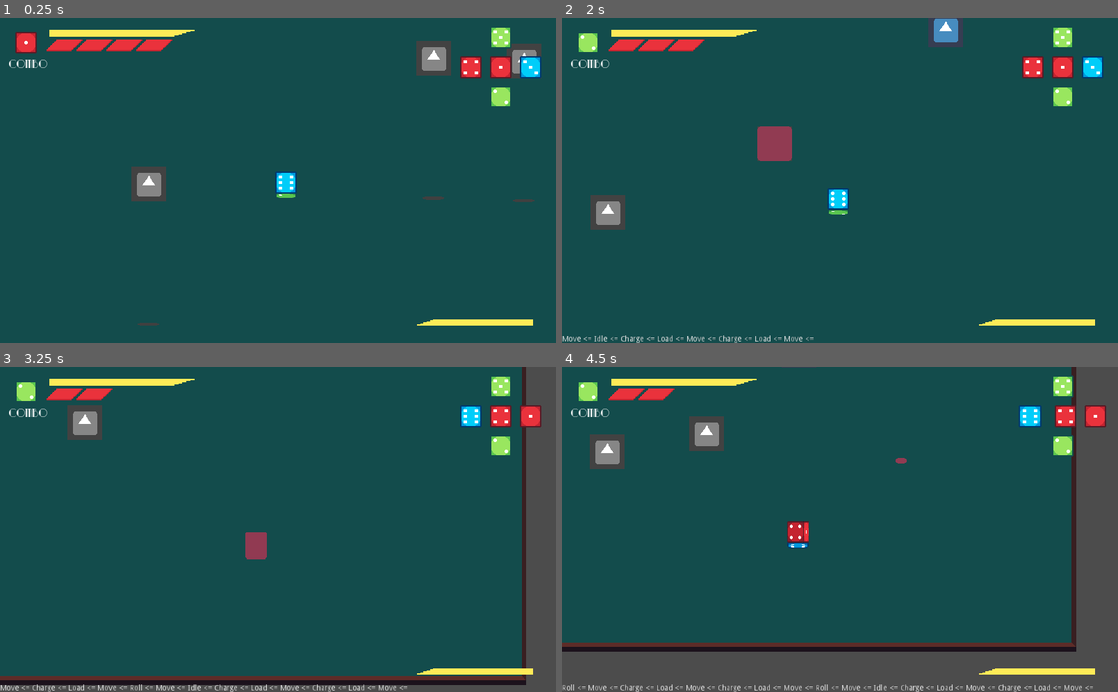
Above: before the commit, frames 1-4 (two rows, left to right).
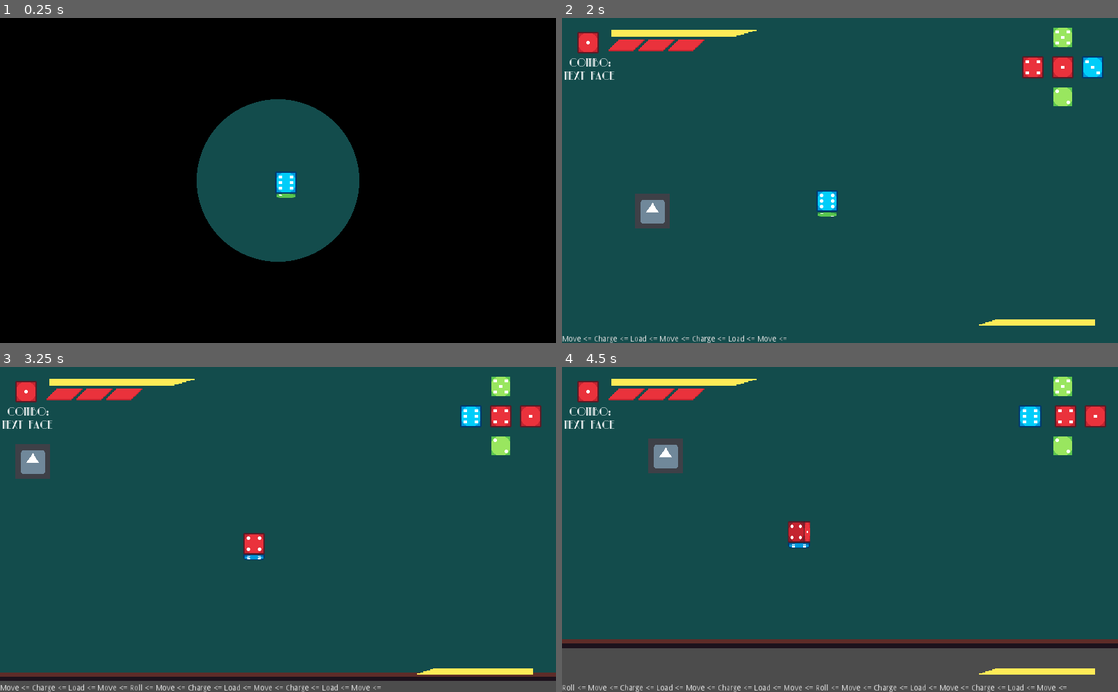
Above: after the commit, the same moments.

Repository: andrebariani/gmtk2022
Game: Godot game, scene res://src/Main.tscn
Same seed, same stepped clock (60 frames per second), same inputs: the game is played once before the commit and once after it. The engine's default icon, where the game draws it, is replaced by a stand-in: a white triangle on a blue panel in a dark square.
Inputs (mouse positions are in pixels of both pictures, inside the frame that each line leads up to):
- Up to frame 1 (0.25 s): no input
- Up to frame 2 (2 s): tap Enter (ui_accept) at 0.5, 0.77, 1.52 s; move the mouse to (962, 164) at 0.52 s; hold D (move_right) 0.53-1.28 s; click (962, 164) at 0.6 s; move the mouse to (728, 196) at 1.27 s; hold S (move_down) from 1.28 s (still down); click (728, 196) at 1.35 s
- Up to frame 3 (3.25 s): move the mouse to (333, 458) at 2.02 s; release S (move_down) at 2.03 s; hold D (move_right) 2.03-2.78 s; tap Space (roll) at 2.1 s; click (333, 458) at 2.3 s; move the mouse to (250, 594) at 2.77 s; hold W (move_up) from 2.78 s (still down); click (250, 594) at 2.85 s; tap Enter (ui_accept) at 3.02 s
- Up to frame 4 (4.5 s): move the mouse to (1006, 578) at 3.52 s; release W (move_up) at 3.53 s; hold A (move_left) from 3.53 s (still down); click (1006, 578) at 3.6 s; tap Enter (ui_accept) at 3.77 s; move the mouse to (673, 480) at 4.27 s; tap Space (roll) at 4.35 s

The runs differ from the first frame. In frame 1, 89% of the frame differs, in the area x 0-100%, y 0-100%; in frame 2, 3.9%; in frame 3, 11%; in frame 4, 13%.
Error before the commit: Invalid operands 'Nil' and 'float' in operator '*'. (res://src/entities/enemies/Melee_enemy.gd:55)

Commit message:
several balance adjustments, tutorial text, intro animation

Diff:
--- a/src/Main.gd
+++ b/src/Main.gd
@@ -6,9 +6,12 @@
 onready var player = $YSort/Player
 onready var camera = $YSort/Player/Camera
 onready var gameOverUI = $CanvasLayer/GameOver
+onready var heyFellaLabel = $CanvasLayer/HeyFella/Label
 
 var score = 0
 var game_over = false
+
+var enemy_types_killed = []
 
 func _enter_tree():
 	randomize()
@@ -17,6 +20,8 @@
 
 func _ready():
 	get_tree().paused = false
+	gameOverUI.begin(player.get_global_transform_with_canvas().origin /
+		get_viewport_rect().size)
 	Input.set_custom_mouse_cursor(GlobalNode.game_mouse)
 
 
@@ -48,7 +53,16 @@
 	ui.set_health(value)
 
 
+func _on_Player_enemy_hit():
+	camera.shake_camera(100)
+
+
 func _on_Player_enemy_killed():
+	var enemy_killed = player.dieFaces.get_current_enemy_type()
+	if !enemy_types_killed.has(enemy_killed):
+		enemy_types_killed.append(enemy_killed)
+		if enemy_types_killed.size() >= 3:
+			heyFellaLabel.text = "Hit enemies with ascending numbers to perform a Combo!"
 	camera.shake_camera(300)
 	add_score(1)
 
--- a/src/Main.tscn
+++ b/src/Main.tscn
@@ -1,15 +1,20 @@
-[gd_scene load_steps=11 format=2]
+[gd_scene load_steps=13 format=2]
 
 [ext_resource path="res://src/entities/player/Player.tscn" type="PackedScene" id=1]
 [ext_resource path="res://src/entities/camera/Camera.tscn" type="PackedScene" id=2]
 [ext_resource path="res://src/shaders/ScreenShader.tscn" type="PackedScene" id=3]
 [ext_resource path="res://src/ui/UI.tscn" type="PackedScene" id=4]
 [ext_resource path="res://src/Main.gd" type="Script" id=5]
+[ext_resource path="res://assets/fonts/RialtoNF.ttf" type="DynamicFontData" id=6]
 [ext_resource path="res://src/ui/menu/Pause.tscn" type="PackedScene" id=7]
 [ext_resource path="res://src/entities/enemies/Melee_enemy.tscn" type="PackedScene" id=9]
 [ext_resource path="res://src/spawner/Enemies_spawner.tscn" type="PackedScene" id=11]
 [ext_resource path="res://src/tileset/TableTileset.tres" type="TileSet" id=12]
 [ext_resource path="res://src/ui/GameOver.tscn" type="PackedScene" id=13]
+
+[sub_resource type="DynamicFont" id=1]
+size = 24
+font_data = ExtResource( 6 )
 
 [node name="Main" type="Node2D"]
 pause_mode = 2
@@ -47,6 +52,32 @@
 
 [node name="UI" parent="CanvasLayer" instance=ExtResource( 4 )]
 
+[node name="HeyFella" type="Control" parent="CanvasLayer"]
+anchor_right = 1.0
+anchor_bottom = 1.0
+__meta__ = {
+"_edit_lock_": true,
+"_edit_use_anchors_": false
+}
+
+[node name="Label" type="Label" parent="CanvasLayer/HeyFella"]
+anchor_left = 0.5
+anchor_right = 0.5
+margin_left = -136.0
+margin_top = 14.0
+margin_right = 294.0
+margin_bottom = 112.0
+grow_horizontal = 2
+grow_vertical = 2
+custom_colors/font_color_shadow = Color( 0, 0, 0, 1 )
+custom_fonts/font = SubResource( 1 )
+text = "Hit enemieswith their color!"
+align = 1
+autowrap = true
+__meta__ = {
+"_edit_use_anchors_": false
+}
+
 [node name="BackBufferCopy" type="BackBufferCopy" parent="CanvasLayer"]
 copy_mode = 2
 rect = Rect2( 0, 0, 1000, 1000 )
@@ -64,10 +95,12 @@
 autostart = true
 
 [node name="Enemies_spawner" parent="." instance=ExtResource( 11 )]
+position = Vector2( 0, 1 )
 ysort_path = NodePath("../YSort")
 
 [connection signal="advanced_combo" from="YSort/Player" to="." method="_on_Player_advanced_combo"]
 [connection signal="died" from="YSort/Player" to="." method="_on_Player_died"]
+[connection signal="enemy_hit" from="YSort/Player" to="." method="_on_Player_enemy_hit"]
 [connection signal="enemy_killed" from="YSort/Player" to="." method="_on_Player_enemy_killed"]
 [connection signal="health_changed" from="YSort/Player" to="." method="_on_Player_health_changed"]
 [connection signal="rolled" from="YSort/Player" to="." method="_on_Player_rolled"]
--- a/src/entities/enemies/Enemy_base.gd
+++ b/src/entities/enemies/Enemy_base.gd
@@ -99,4 +99,5 @@
 	# matar inimigos que estavam embaixo dele durante o spawn
 	if movement_status != GOING_DOWN:
 		print(area.get_parent().name)
-		area.get_parent().die()
+		if area.get_parent().has_method("die"):
+			area.get_parent().die()
--- a/src/entities/enemies/Enemy_base.tscn
+++ b/src/entities/enemies/Enemy_base.tscn
@@ -1,9 +1,17 @@
-[gd_scene load_steps=8 format=2]
+[gd_scene load_steps=10 format=2]
 
 [ext_resource path="res://src/entities/enemies/Enemy_base.gd" type="Script" id=1]
 [ext_resource path="res://src/entities/enemies/Hurtbox.gd" type="Script" id=2]
 [ext_resource path="res://icon.png" type="Texture" id=3]
 [ext_resource path="res://assets/chips/chip_shadow.png" type="Texture" id=4]
+[ext_resource path="res://src/shaders/EnemySaturation.gdshader" type="Shader" id=5]
+
+[sub_resource type="ShaderMaterial" id=4]
+resource_local_to_scene = true
+shader = ExtResource( 5 )
+shader_param/active = false
+shader_param/saturation = 0.35
+shader_param/color = 0
 
 [sub_resource type="Animation" id=1]
 resource_name = "GOING_DOWN"
@@ -165,6 +173,7 @@
 script = ExtResource( 1 )
 
 [node name="Sprite" type="Sprite" parent="."]
+material = SubResource( 4 )
 texture = ExtResource( 3 )
 
 [node name="CollisionShape2D" type="CollisionShape2D" parent="."]
--- a/src/entities/enemies/Melee_enemy.gd
+++ b/src/entities/enemies/Melee_enemy.gd
@@ -2,7 +2,7 @@
 
 var in_range = false
 export (float) var charge_mult
-var charge_direction
+var charge_direction = Vector2.ZERO
 
 onready var damageSprite = $DamageSprite
 
--- a/src/entities/enemies/Melee_enemy.tscn
+++ b/src/entities/enemies/Melee_enemy.tscn
@@ -6,12 +6,12 @@
 [ext_resource path="res://icon.png" type="Texture" id=4]
 [ext_resource path="res://src/entities/enemies/DamageDealer.tres" type="Material" id=5]
 
-[sub_resource type="ShaderMaterial" id=7]
+[sub_resource type="ShaderMaterial" id=6]
 resource_local_to_scene = true
 shader = ExtResource( 2 )
 shader_param/active = false
-shader_param/saturation = 0.0
-shader_param/color = 1
+shader_param/saturation = 0.35
+shader_param/color = 0
 
 [sub_resource type="RectangleShape2D" id=1]
 extents = Vector2( 31.5, 31.25 )
@@ -34,7 +34,7 @@
 charge_mult = 7.0
 
 [node name="Sprite" parent="." index="0"]
-material = SubResource( 7 )
+material = SubResource( 6 )
 
 [node name="DamageSprite" type="Sprite" parent="." index="1"]
 visible = false
--- a/src/entities/enemies/Protector_enemy.tscn
+++ b/src/entities/enemies/Protector_enemy.tscn
@@ -1,47 +1,8 @@
-[gd_scene load_steps=10 format=2]
+[gd_scene load_steps=8 format=2]
 
 [ext_resource path="res://src/entities/enemies/Enemy_base.tscn" type="PackedScene" id=1]
 [ext_resource path="res://assets/sprites/circle.png" type="Texture" id=2]
 [ext_resource path="res://src/entities/enemies/Protector_enemy.gd" type="Script" id=3]
-
-[sub_resource type="Shader" id=6]
-code = "shader_type canvas_item;
-
-uniform bool active = false;
-uniform float saturation = 1.0;
-uniform int color = 0; // 0 for red, 1 for green, 2 for blue
-
-void fragment() {
-	vec3 c = texture(TEXTURE, UV).rgb;
-
-	if (active) {
-		float avg = (c.r + c.g + c.b) / 3.0;
-		COLOR.rgb = vec3(avg);
-	}
-	else {
-		COLOR.rgb = vec3(1, 1, 1);
-
-		// If the selected color is not the primary color, reduce saturation
-		if ((color == 0 && (c.r < c.g || c.r < c.b)) ||
-			(color == 1 && (c.g < c.r || c.g < c.b)) ||
-			(color == 2 && (c.b < c.r || c.b < c.g))
-		) {
-			float avg = (c.r + c.g + c.b) / 3.0;
-			c.r = (c.r * saturation) + (avg * (1.0 - saturation));
-			c.g = (c.g * saturation) + (avg * (1.0 - saturation));
-			c.b = (c.b * saturation) + (avg * (1.0 - saturation));
-		}
-
-		COLOR.rgb = c;
-	}
-}"
-
-[sub_resource type="ShaderMaterial" id=5]
-resource_local_to_scene = true
-shader = SubResource( 6 )
-shader_param/active = false
-shader_param/saturation = 1.0
-shader_param/color = 0
 
 [sub_resource type="RectangleShape2D" id=2]
 extents = Vector2( 30, 31 )
@@ -73,9 +34,6 @@
 protector = true
 color_number = 2
 
-[node name="Sprite" parent="." index="0"]
-material = SubResource( 5 )
-
 [node name="CollisionShape2D" parent="." index="1"]
 shape = SubResource( 2 )
 
--- a/src/entities/enemies/Ranged_enemy.tscn
+++ b/src/entities/enemies/Ranged_enemy.tscn
@@ -1,46 +1,7 @@
-[gd_scene load_steps=8 format=2]
+[gd_scene load_steps=6 format=2]
 
 [ext_resource path="res://src/entities/enemies/Enemy_chaser.tscn" type="PackedScene" id=1]
 [ext_resource path="res://src/entities/enemies/Ranged_enemy.gd" type="Script" id=2]
-
-[sub_resource type="Shader" id=5]
-code = "shader_type canvas_item;
-
-uniform bool active = false;
-uniform float saturation = 1.0;
-uniform int color = 0; // 0 for red, 1 for green, 2 for blue
-
-void fragment() {
-	vec3 c = texture(TEXTURE, UV).rgb;
-
-	if (active) {
-		float avg = (c.r + c.g + c.b) / 3.0;
-		COLOR.rgb = vec3(avg);
-	}
-	else {
-		COLOR.rgb = vec3(1, 1, 1);
-
-		// If the selected color is not the primary color, reduce saturation
-		if ((color == 0 && (c.r < c.g || c.r < c.b)) ||
-			(color == 1 && (c.g < c.r || c.g < c.b)) ||
-			(color == 2 && (c.b < c.r || c.b < c.g))
-		) {
-			float avg = (c.r + c.g + c.b) / 3.0;
-			c.r = (c.r * saturation) + (avg * (1.0 - saturation));
-			c.g = (c.g * saturation) + (avg * (1.0 - saturation));
-			c.b = (c.b * saturation) + (avg * (1.0 - saturation));
-		}
-
-		COLOR.rgb = c;
-	}
-}"
-
-[sub_resource type="ShaderMaterial" id=4]
-resource_local_to_scene = true
-shader = SubResource( 5 )
-shader_param/active = false
-shader_param/saturation = 1.0
-shader_param/color = 0
 
 [sub_resource type="RectangleShape2D" id=2]
 extents = Vector2( 29.5, 30 )
@@ -58,9 +19,6 @@
 script = ExtResource( 2 )
 speed = 10000.0
 color_number = 1
-
-[node name="Sprite" parent="." index="0"]
-material = SubResource( 4 )
 
 [node name="CollisionShape2D" parent="." index="1"]
 position = Vector2( 0, 1 )
--- a/src/entities/player/Player.gd
+++ b/src/entities/player/Player.gd
@@ -4,6 +4,7 @@
 signal rolled()
 signal took_damage()
 signal health_changed(value)
+signal enemy_hit()
 signal enemy_killed()
 signal advanced_combo(face)
 signal triggered_combo()
@@ -216,3 +217,7 @@
 func _on_InvincibleTimer_timeout():
 	sprite.stop_anim()
 	_hurtbox.set_deferred("disabled", false)
+
+
+func _on_Charge_enemy_hit():
+	emit_signal("enemy_hit")
--- a/src/entities/player/Player.tscn
+++ b/src/entities/player/Player.tscn
@@ -220,7 +220,7 @@
 visible = false
 scale = Vector2( 2, 2 )
 frames = SubResource( 8 )
-frame = 2
+frame = 4
 playing = true
 script = ExtResource( 12 )
 
@@ -228,6 +228,7 @@
 one_shot = true
 
 [connection signal="rolled" from="StateMachine/Roll" to="." method="_on_Roll_rolled"]
+[connection signal="enemy_hit" from="StateMachine/Charge" to="." method="_on_Charge_enemy_hit"]
 [connection signal="enemy_killed" from="StateMachine/Charge" to="." method="_on_Charge_enemy_killed"]
 [connection signal="timeout" from="StateMachine/Charge/Timer" to="StateMachine/Charge" method="_on_Timer_timeout"]
 [connection signal="area_entered" from="Hitbox" to="StateMachine/Charge" method="_on_Hitbox_area_entered"]
--- a/src/entities/player/states/Charge.gd
+++ b/src/entities/player/states/Charge.gd
@@ -1,5 +1,6 @@
 extends State
 
+signal enemy_hit
 signal enemy_killed
 
 export var cooldown = 0.5
@@ -20,9 +21,8 @@
 	e.has_dir_control = false
 	e.hitbox.monitoring = true
 	starting_load = e.load_amount
-	if starting_load == e.MAX_CHARGE:
-		e.sprite.set_blink_active(true)
-		e.set_invincible(starting_load)
+	e.sprite.set_blink_active(true)
+	e.set_invincible(starting_load)
 
 
 func run(delta):
@@ -51,6 +51,7 @@
 
 
 func _on_Hitbox_area_entered(area):
+	emit_signal("enemy_hit")
 	if area.has_method("take_damage"):
 		if area.take_damage(e.current_enemy_type):
 			emit_signal("enemy_killed")
--- a/src/ui/GameOver.gd
+++ b/src/ui/GameOver.gd
@@ -1,6 +1,13 @@
 extends ColorRect
 
 signal game_over_finished
+
+
+func begin(player_screen_position):
+	print_debug(player_screen_position)
+	material.set_shader_param("center", Vector2(1, 1) - player_screen_position)
+	$AnimationPlayer.play("Begin")
+
 
 func game_over(score, player_screen_position):
 	print_debug(player_screen_position)
--- a/src/ui/GameOver.tscn
+++ b/src/ui/GameOver.tscn
@@ -82,6 +82,34 @@
 shader_param/flashing = 0.01
 shader_param/grain = ExtResource( 3 )
 shader_param/vignette = ExtResource( 2 )
+
+[sub_resource type="Animation" id=14]
+resource_name = "Begin"
+length = 1.5
+tracks/0/type = "value"
+tracks/0/path = NodePath(".:material:shader_param/size")
+tracks/0/interp = 1
+tracks/0/loop_wrap = true
+tracks/0/imported = false
+tracks/0/enabled = true
+tracks/0/keys = {
+"times": PoolRealArray( 0, 0.4, 0.6, 1.4 ),
+"transitions": PoolRealArray( 1, 1, 1, 1 ),
+"update": 0,
+"values": [ 0.0, 0.4, 0.25, 1.0 ]
+}
+tracks/1/type = "value"
+tracks/1/path = NodePath(".:visible")
+tracks/1/interp = 1
+tracks/1/loop_wrap = true
+tracks/1/imported = false
+tracks/1/enabled = true
+tracks/1/keys = {
+"times": PoolRealArray( 0, 1.5 ),
+"transitions": PoolRealArray( 1, 1 ),
+"update": 1,
+"values": [ true, false ]
+}
 
 [sub_resource type="Animation" id=9]
 resource_name = "GameOver"
@@ -219,7 +247,7 @@
 "times": PoolRealArray( 0 ),
 "transitions": PoolRealArray( 1 ),
 "update": 0,
-"values": [ true ]
+"values": [ false ]
 }
 tracks/4/type = "value"
 tracks/4/path = NodePath("Label:visible")
@@ -231,7 +259,7 @@
 "times": PoolRealArray( 0 ),
 "transitions": PoolRealArray( 1 ),
 "update": 0,
-"values": [ true ]
+"values": [ false ]
 }
 tracks/5/type = "value"
 tracks/5/path = NodePath("OldTimey:visible")
@@ -243,7 +271,7 @@
 "times": PoolRealArray( 0 ),
 "transitions": PoolRealArray( 1 ),
 "update": 0,
-"values": [ true ]
+"values": [ false ]
 }
 tracks/6/type = "value"
 tracks/6/path = NodePath(".:visible")
@@ -267,7 +295,7 @@
 "times": PoolRealArray( 0 ),
 "transitions": PoolRealArray( 1 ),
 "update": 0,
-"values": [ true ]
+"values": [ false ]
 }
 
 [node name="GameOver" type="ColorRect"]
@@ -281,6 +309,7 @@
 }
 
 [node name="Label" type="Label" parent="."]
+visible = false
 margin_left = 89.0
 margin_top = 230.0
 margin_right = 917.0
@@ -293,6 +322,7 @@
 }
 
 [node name="Score" type="Label" parent="Label"]
+visible = false
 anchor_left = 0.5
 anchor_right = 0.5
 margin_top = 160.0
@@ -316,6 +346,7 @@
 }
 
 [node name="OldTimey" type="ColorRect" parent="."]
+visible = false
 material = SubResource( 12 )
 anchor_right = 1.0
 anchor_bottom = 1.0
@@ -324,6 +355,7 @@
 }
 
 [node name="BlackFront" type="ColorRect" parent="."]
+visible = false
 anchor_right = 1.0
 anchor_bottom = 1.0
 color = Color( 0, 0, 0, 1 )
@@ -332,6 +364,7 @@
 }
 
 [node name="AnimationPlayer" type="AnimationPlayer" parent="."]
+anims/Begin = SubResource( 14 )
 anims/GameOver = SubResource( 9 )
 anims/RESET = SubResource( 10 )
 
--- a/src/ui/UI.tscn
+++ b/src/ui/UI.tscn
@@ -162,14 +162,15 @@
 anchor_top = 1.0
 anchor_right = 0.5
 anchor_bottom = 1.0
-margin_left = -14.0
-margin_top = 50.0
-margin_right = 60.0
-margin_bottom = 73.0
+margin_left = -23.0
+margin_top = 47.0
+margin_right = 69.0
+margin_bottom = 115.0
 grow_horizontal = 2
 grow_vertical = 2
 custom_fonts/font = SubResource( 1 )
-text = "COMBO"
+text = "COMBO:
+NEXT FACE"
 align = 1
 __meta__ = {
 "_edit_use_anchors_": false
--- a/src/ui/menu/MainMenu.tscn
+++ b/src/ui/menu/MainMenu.tscn
@@ -6,7 +6,7 @@
 [ext_resource path="res://assets/sprites/ui/MenuButtonHover.png" type="Texture" id=4]
 [ext_resource path="res://src/ui/menu/MenuFont.tres" type="DynamicFont" id=5]
 [ext_resource path="res://assets/fonts/NightAtTheOperaNF.ttf" type="DynamicFontData" id=6]
-[ext_resource path="res://assets/bg/clock.png" type="Texture" id=7]
+[ext_resource path="res://assets/bg/bg_menu.png" type="Texture" id=7]
 [ext_resource path="res://src/ui/menu/HSlider.gd" type="Script" id=15]
 [ext_resource path="res://src/ui/menu/MenuButton.gd" type="Script" id=16]
 
@@ -542,11 +542,12 @@
 anchor_top = 1.0
 anchor_right = 1.0
 anchor_bottom = 1.0
-margin_left = 642.0
+margin_left = 42.0
 margin_top = -234.0
-margin_right = -62.0004
+margin_right = -662.0
 margin_bottom = -52.0002
 __meta__ = {
+"_edit_lock_": true,
 "_edit_use_anchors_": false
 }
 
Binary file added: assets/bg/bg_menu.png
Not shown: 1 places in src/ui/GameOver.tscn that only renumber resources
